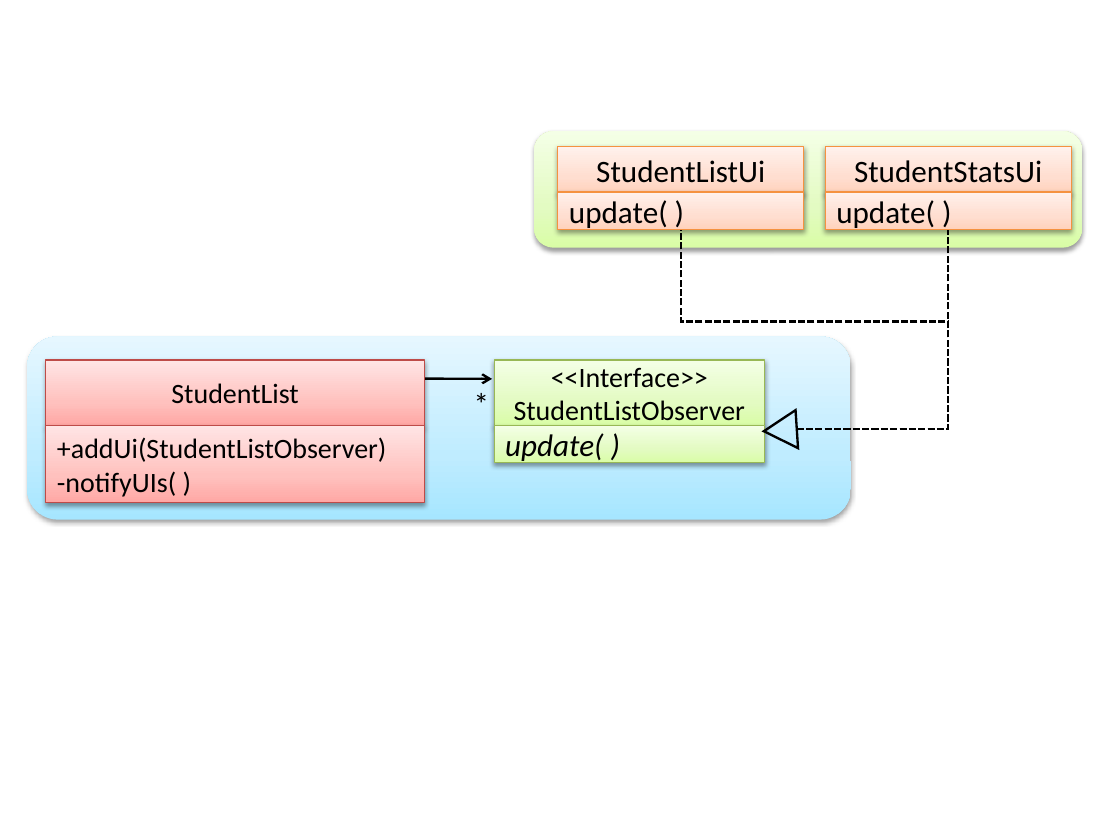
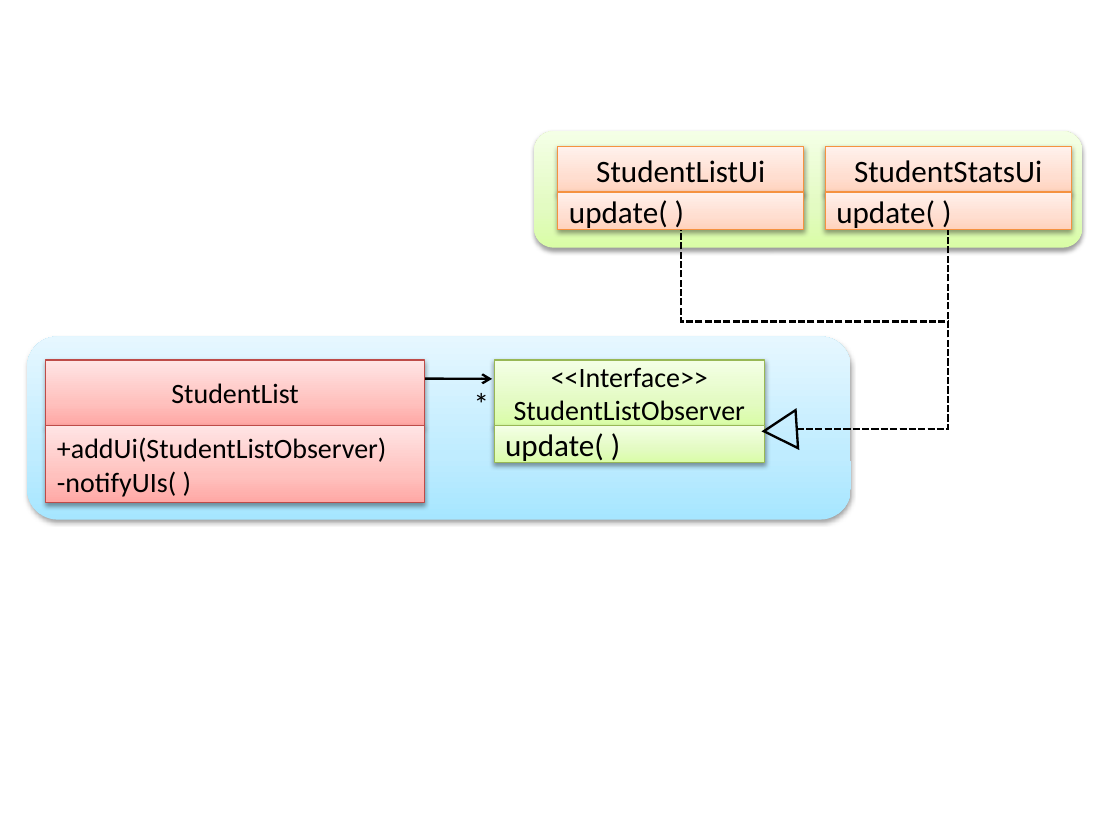
Before and after one commit to se-edu/se-book, a slide deck: slide 1 of diagrams/designPatterns/observer/whatItIs/studentListStudentListObserver.pptx. Drawn at 1120x840 pixels with LibreOffice and Linux fonts; fonts in the diff are those of the drawing. Boxes give left, top, right and bottom in pixels: in the first picture for what was removed or moved away, otherwise in the second. Text is boxed around its words. In the diff, an @@ line names an element or a change of style, - is before the commit and + after.

```diff
--- a/diagrams/designPatterns/observer/whatItIs/studentListStudentListObserver.pptx
+++ b/diagrams/designPatterns/observer/whatItIs/studentListStudentListObserver.pptx
@@ rectangle "update( )" at [494,426,765,463]: italic off @@
```
Also in this commit, not shown: 8 other files.
